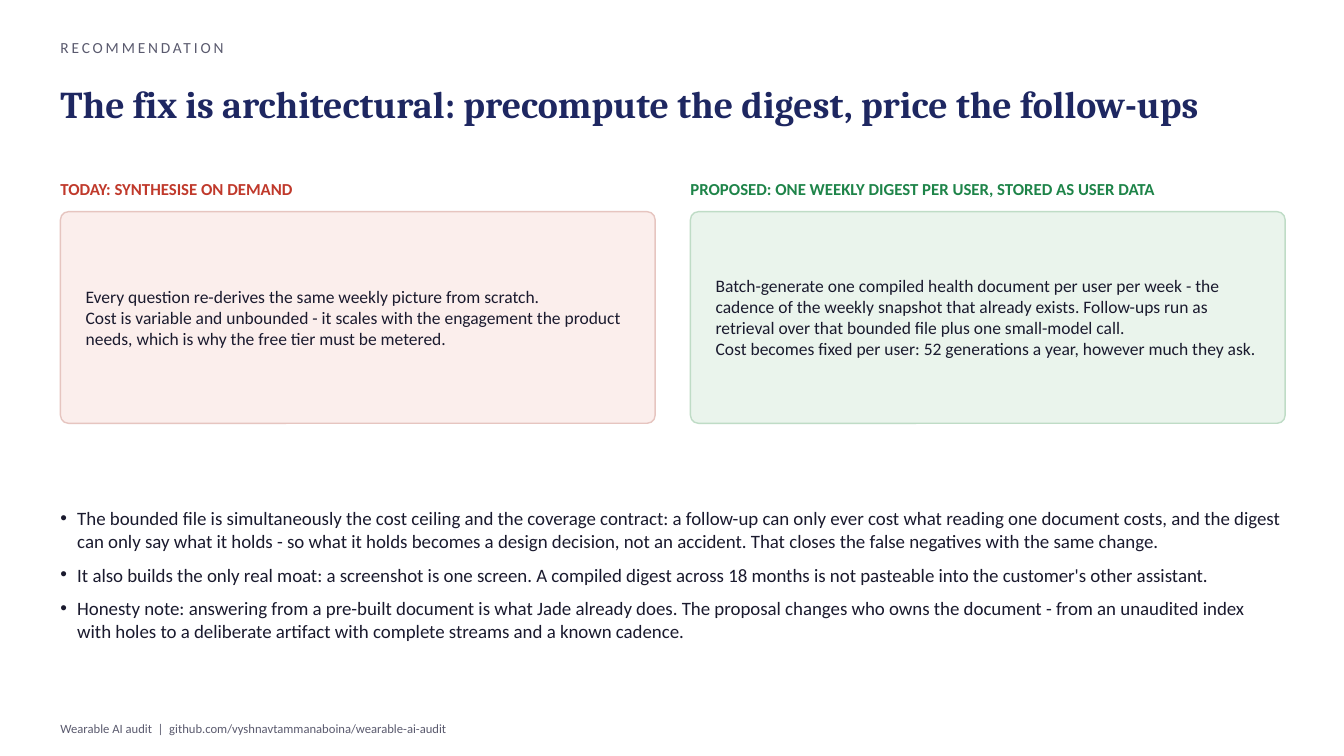
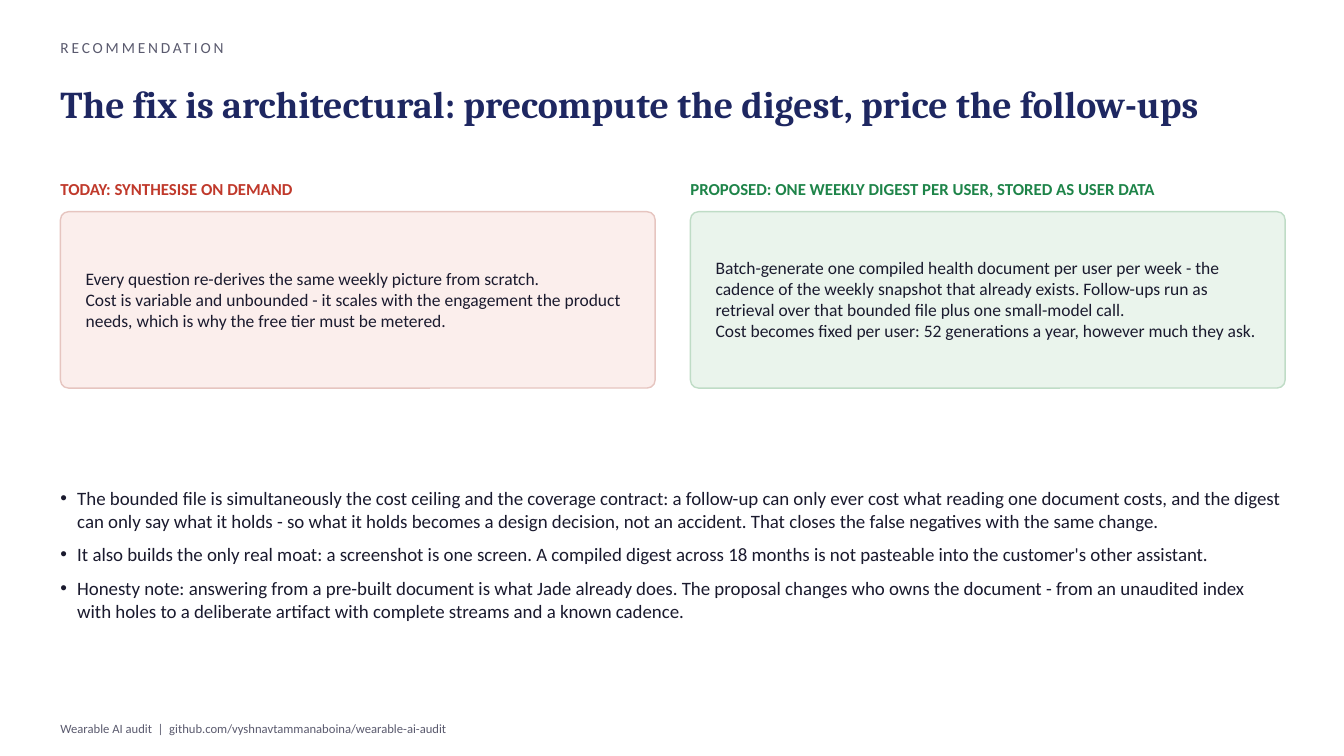
Before and after one commit to vyshnavtammanaboina/wearable-ai-audit, a slide deck: slide 6 of jade-audit-deck.pptx. Drawn at 1344x756 pixels with LibreOffice and Linux fonts; fonts in the diff are those of the drawing. Boxes give left, top, right and bottom in pixels: in the first picture for what was removed or moved away, otherwise in the second. Text is boxed around its words. In the diff, an @@ line names an element or a change of style, - is before the commit and + after.

```diff
--- a/jade-audit-deck.pptx
+++ b/jade-audit-deck.pptx
@@ rounded rectangle: place and size @@
-rounded rectangle at bbox=[60, 212, 655, 423]
+rounded rectangle at bbox=[60, 212, 655, 388]
@@ rounded rectangle at bbox=[60, 212, 655, 388]: proportions changed @@
@@ text "Every question re-derives the same ...": place and size @@
-text "Every question re-derives the same ..." at bbox=[86, 291, 621, 348]
+text "Every question re-derives the same ..." at bbox=[86, 273, 621, 330]
@@ rounded rectangle at bbox=[691, 212, 1286, 388]: proportions changed @@
@@ rounded rectangle: place and size @@
-rounded rectangle at bbox=[691, 212, 1286, 423]
+rounded rectangle at bbox=[691, 212, 1286, 388]
@@ text "Batch-generate one compiled health document ...": place and size @@
-text "Batch-generate one compiled health document ..." at bbox=[716, 280, 1256, 358]
+text "Batch-generate one compiled health document ..." at bbox=[716, 262, 1256, 340]
@@ text "The bounded file is simultaneously ...": place and size @@
-text "The bounded file is simultaneously ..." at bbox=[77, 512, 1280, 641]
+text "The bounded file is simultaneously ..." at bbox=[77, 492, 1280, 621]
```
Also in this commit, not shown: 2 other slides changed.
